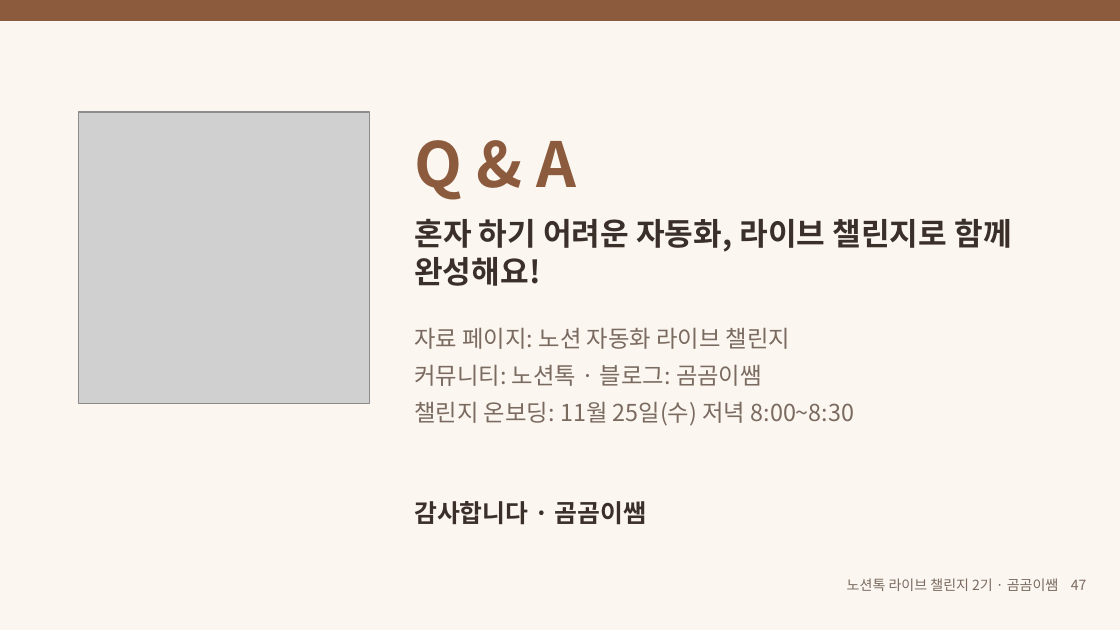
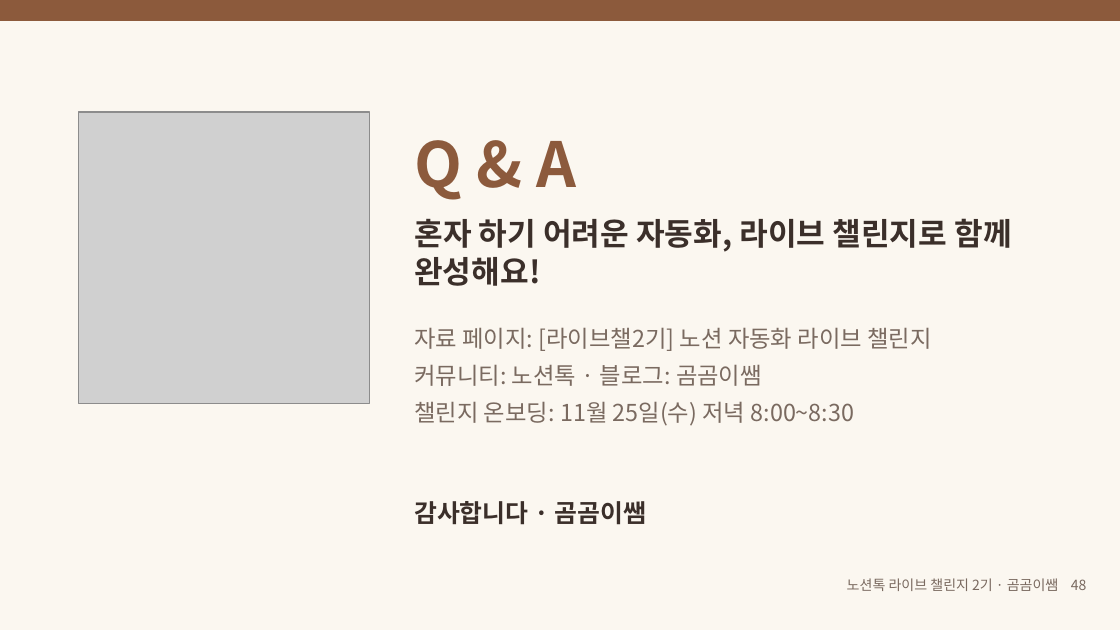
Before and after one commit to gomgomeet/skills, a slide deck: slide 48 of webinars/notiontalk-live-challenge-1/notiontalk-live-challenge-webinar.pptx (slide 47 before the commit). Drawn at 1120x630 pixels with LibreOffice and Linux fonts; fonts in the diff are those of the drawing; grey boxes stand for pictures. Boxes give left, top, right and bottom in pixels: in the first picture for what was removed or moved away, otherwise in the second. Text is boxed around its words. In the diff, an @@ line names an element or a change of style, - is before the commit and + after.

```diff
--- a/webinars/notiontalk-live-challenge-1/notiontalk-live-challenge-webinar.pptx
+++ b/webinars/notiontalk-live-challenge-1/notiontalk-live-challenge-webinar.pptx
@@ text at box(414, 327, 931, 351): text changed @@
-자료 페이지: 노션 자동화 라이브 챌린지
+자료 페이지: [라이브챌2기] 노션 자동화 라이브 챌린지
@@ text at box(847, 578, 1087, 591): text changed @@
-노션톡 라이브 챌린지 2기 · 곰곰이쌤 47
+노션톡 라이브 챌린지 2기 · 곰곰이쌤 48
```
Also in this commit, not shown: 41 other slides changed, 1 slide added, 6 other files.
